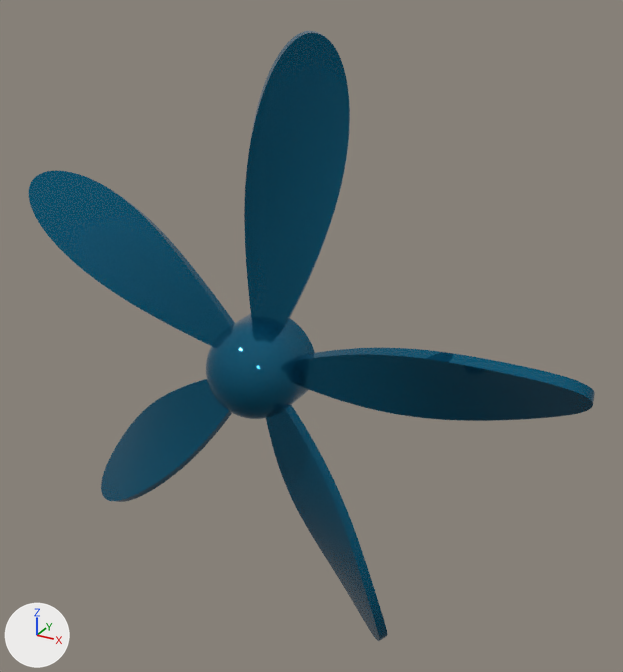
Before and after pictures for a commit that changed the glTF model public/assets/fan.glb.
Before and after are seen from a camera (50 mm lens) standing at (2.54, -4.14, 2.26) and looking at (0.3, -0.06, 0.22). The axes (+X, +Y, +Z) are drawn at lower left. The lights are the same throughout.
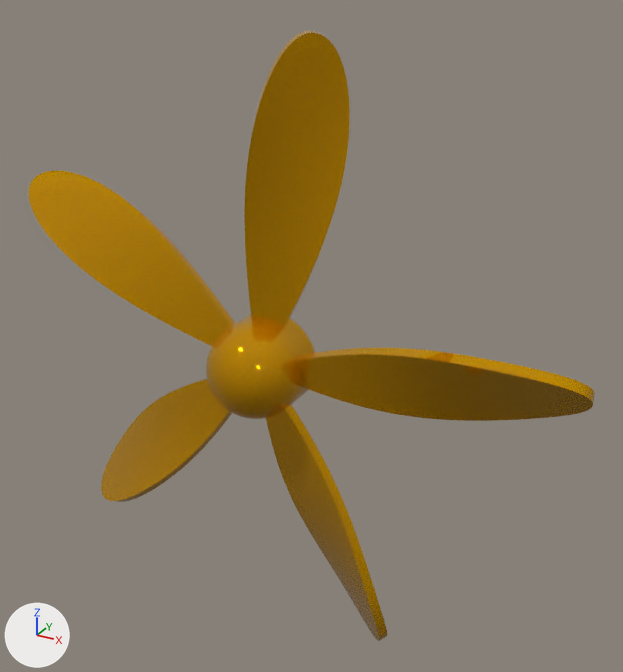
Location of each change, [x1, y1, x2, y2] in pixels of the pictures (623 x 672 px):
'Mesh_0', recoloured
    both: [244, 31, 350, 332]
'Mesh_1', recoloured
    both: [297, 348, 595, 421]
'Mesh_4', recoloured
    both: [29, 171, 235, 346]
'Mesh_2', recoloured
    both: [266, 405, 387, 641]
'Mesh_3', recoloured
    both: [101, 379, 232, 502]
'Mesh_5', recoloured
    both: [206, 314, 315, 419]

What changed in the scene script:
```text
Change mat_physically_based:
    mat_physically_based.base_color: (0.00604, 0.164, 0.298) -> (0.908, 0.448, 0.0)  # cyan #127194 -> yellow #f4b300
```
